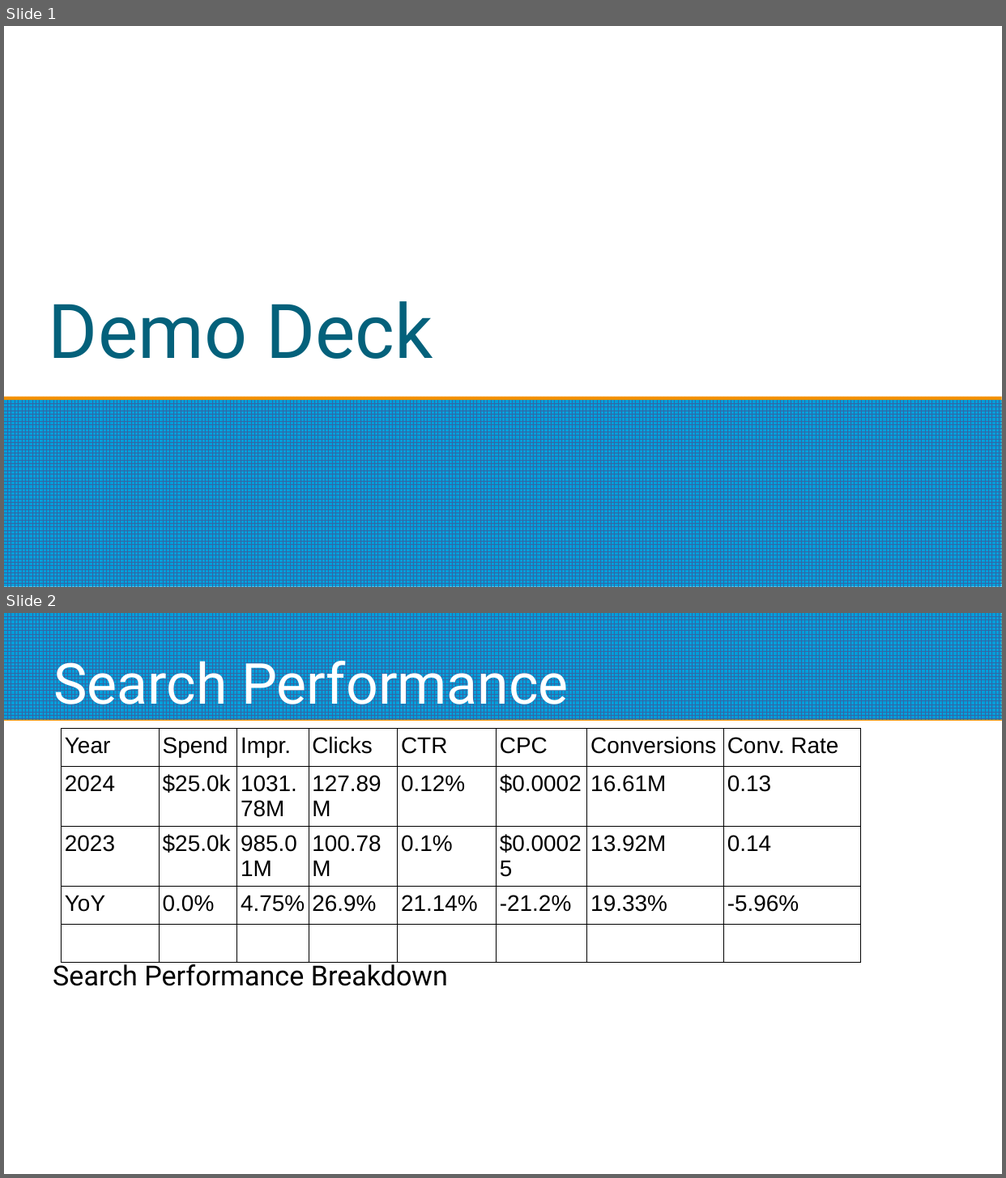
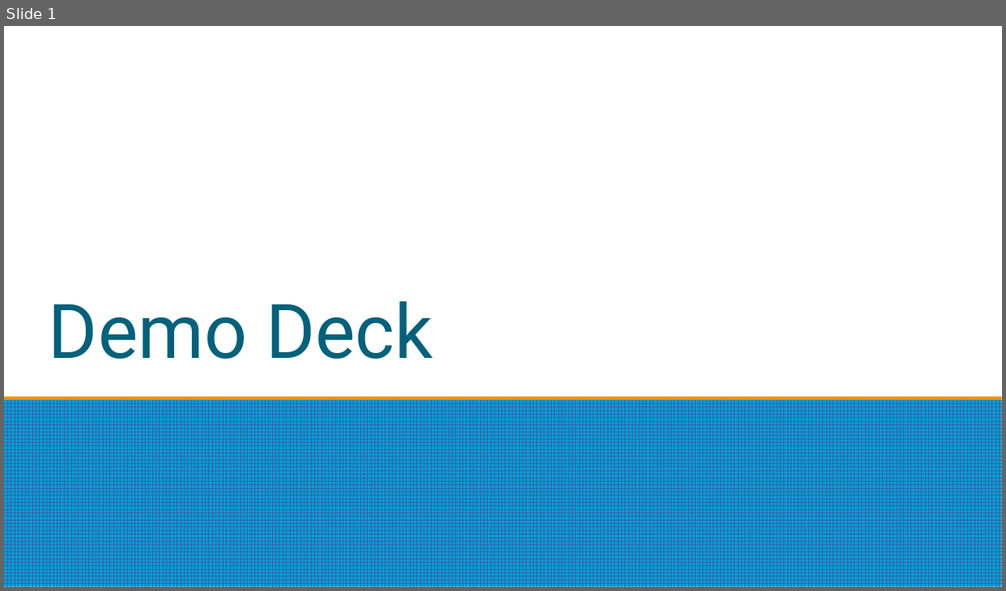
Before and after one commit to ajcook2u2/llm_test, a slide deck: pull_test.pptx. Shown one above the other, each under a label of ours: slides 1 and 2 before the commit, slide 1 after it. The pictures are 1006x1178 and 1006x591 pixels, drawn with LibreOffice and Linux fonts; fonts in the diff are those of the drawing. Boxes give left, top, right and bottom in pixels: in the first picture for what was removed or moved away, otherwise in the second. Text is boxed around its words. In the diff, an @@ line names an element or a change of style, - is before the commit and + after.

```diff
--- a/pull_test.pptx
+++ b/pull_test.pptx
@@ slide 2 removed at (4, 613, 1002, 1174), background #FFFFFF @@
@@ rectangle removed at (4, 613, 1002, 720) @@
@@ title removed at (53, 652, 569, 717) @@
-Search Performance
@@ table removed at (61, 729, 861, 919), 5 rows, 8 columns @@
-Year | Spend | Impr. | Clicks | CTR | CPC | Conversions | Conv. Rate
-2024 | $25.0k | 1031.78M | 127.89M | 0.12% | $0.0002 | 16.61M | 0.13
-2023 | $25.0k | 985.01M | 100.78M | 0.1% | $0.00025 | 13.92M | 0.14
-YoY | 0.0% | 4.75% | 26.9% | 21.14% | -21.2% | 19.33% | -5.96%
- |  |  |  |  |  |  | 
@@ text removed at (53, 960, 448, 986) @@
-Search Performance Breakdown
```
Also in this commit, not shown: 2 slides added, 1 other slide removed, 2 other files.
